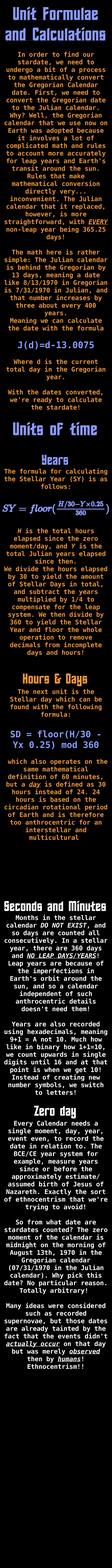
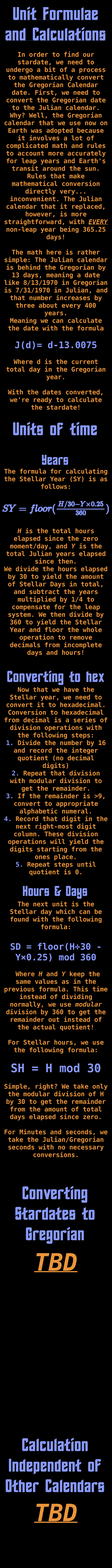
Layered file, before and after one edit (112×1568). Changes by layer:
painted on "Section 1 body" over [15, 341, 97, 350]
renamed "Seconds/Minutes" to "Converting to greg", moved it into group "Section 2", painted on it over [4, 900, 107, 1244]
painted on "Hours" over [22, 673, 88, 899]
painted on "Zero day" over [5, 1105, 105, 1493]
painted on "Section 2.1" over [4, 670, 108, 876]
painted on "Section 2.2" over [4, 688, 108, 1158]
painted on "Section 2.3" over [4, 914, 108, 1273]
painted on "Section 2.4" over [4, 1120, 108, 1523]
